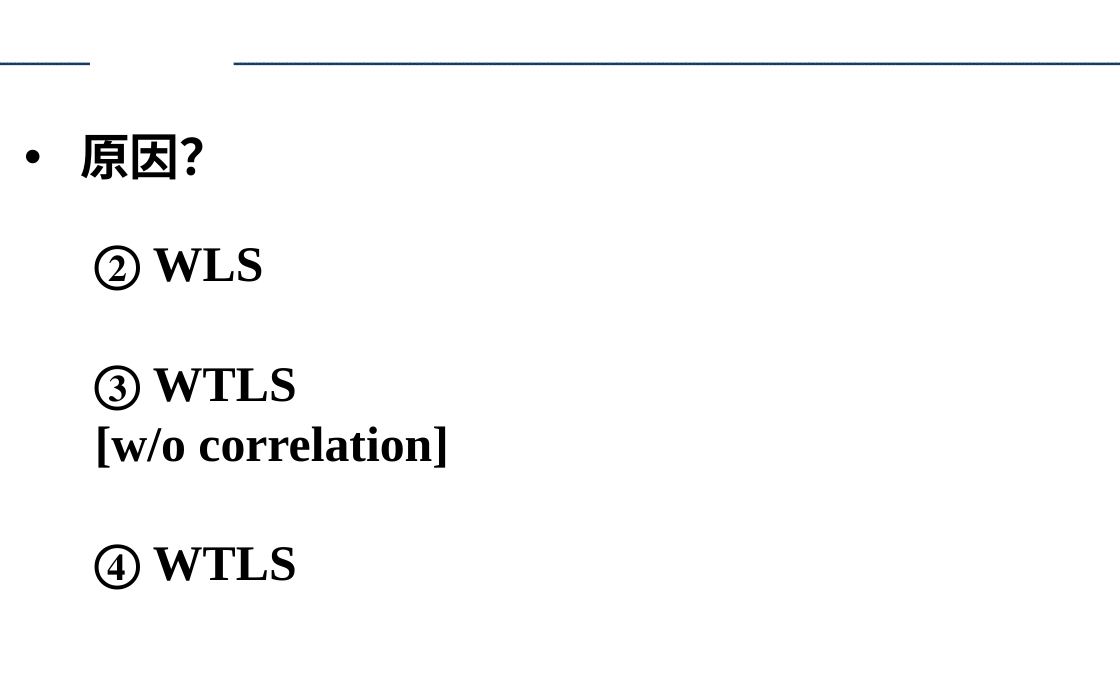
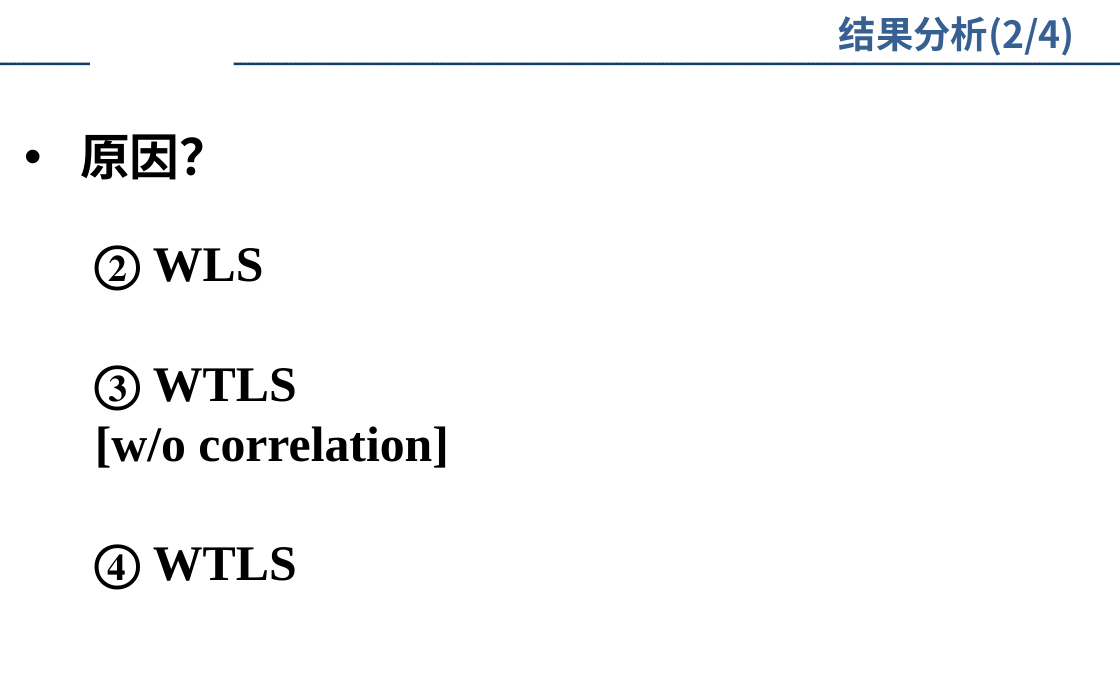
Before and after one commit to augusto-13/ErrorTheory_discussion_ppt, a slide deck: slide 28 of 2023-4-9.pptx. Drawn at 1120x700 pixels with LibreOffice and Linux fonts; fonts in the diff are those of the drawing; background and template pictures are left out. Boxes give left, top, right and bottom in pixels: in the first picture for what was removed or moved away, otherwise in the second. Text is boxed around its words. In the diff, an @@ line names an element or a change of style, - is before the commit and + after.

```diff
--- a/2023-4-9.pptx
+++ b/2023-4-9.pptx
@@ text added at [839, 16, 1075, 56], 24 pt, text #376092, bold @@
+结果分析(2/4)
```
Also in this commit, not shown: 9 other slides changed, 7 slides added, 2 slides removed.
